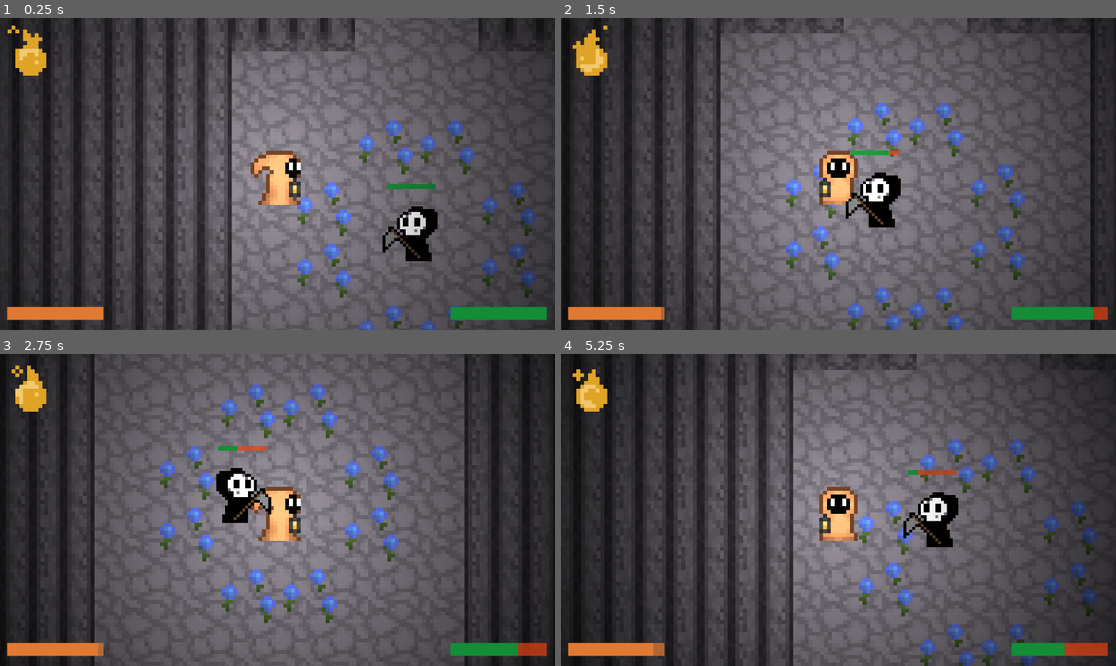
Above: before the commit, frames 1-4 (two rows, left to right).
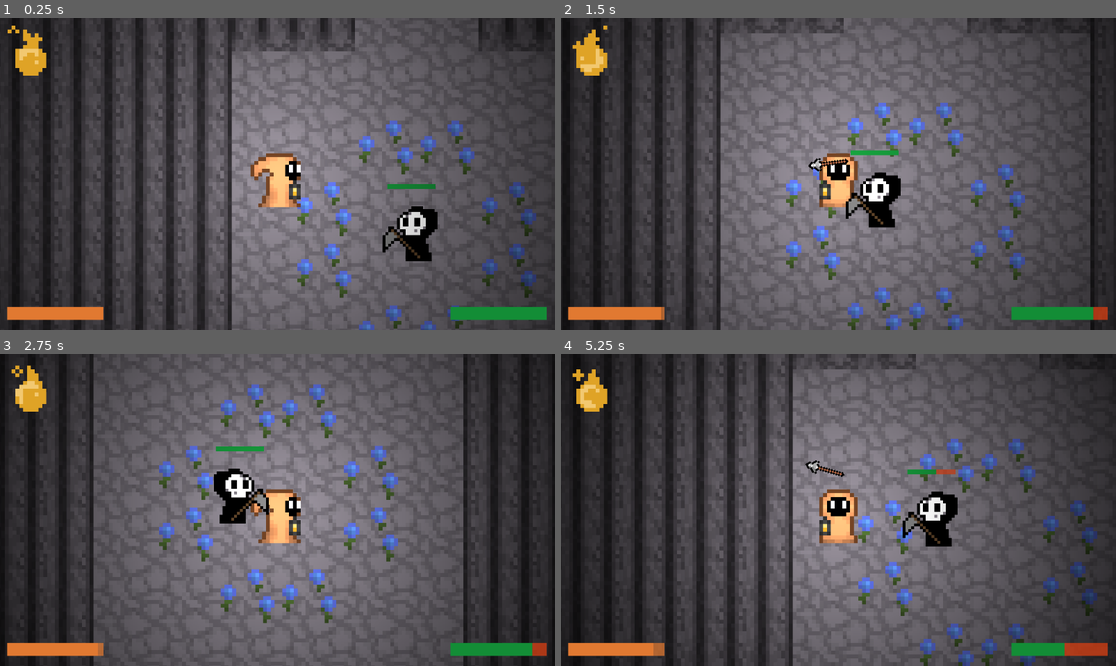
Above: after the commit, the same moments.

Repository: esemv07/Daydream-Game
Game: Godot game, scene res://scenes/Main.tscn
The game is run twice, just before and just after one commit, with the same random seed, the same clock (stepped at 60 frames per second) and the same inputs.
Inputs (mouse positions are in pixels of both pictures, inside the frame that each line leads up to):
- Up to frame 1 (0.25 s): no input
- Up to frame 2 (1.5 s): move the mouse to (960, 158) at 0.52 s; hold D (right) 0.53-1.28 s; tap E (melee_attack) at 0.6 s; move the mouse to (727, 189) at 1.27 s; hold S (down) from 1.28 s (still down); click (727, 189) at 1.35 s
- Up to frame 3 (2.75 s): move the mouse to (333, 441) at 2.02 s; release S (down) at 2.03 s; hold D (right) from 2.03 s (still down); tap E (melee_attack) at 2.1 s
- Up to frame 4 (5.25 s): move the mouse to (810, 572) at 2.77 s; release D (right) at 2.78 s; hold W (up) 2.78-3.53 s; click (810, 572) at 2.85 s; move the mouse to (1005, 556) at 3.52 s; hold A (left) 3.53-5.03 s; tap E (melee_attack) at 3.6, 5.1 s; move the mouse to (672, 463) at 4.27 s; click (672, 463) at 4.35 s; move the mouse to (866, 510) at 5.02 s; hold S (down) from 5.03 s (still down)

The runs differ from the first frame. In frame 1, 0.4% of the frame differs, in the area x 45-55%, y 42-61%; in frame 2, 0.5%; in frame 3, 2.9%, in the area x 10-96%, y 0-100%; in frame 4, 2.1%.

Commit message:
Fix projectile collision and damage

Diff:
--- a/scenes/Enemy.tscn
+++ b/scenes/Enemy.tscn
@@ -4,13 +4,13 @@
 [ext_resource type="Texture2D" uid="uid://cp7loutitn0s3" path="res://pixilart-drawing (3).png" id="2_cb7i3"]
 
 [sub_resource type="CircleShape2D" id="CircleShape2D_u6t6s"]
-radius = 22.0
+radius = 13.0
 
 [sub_resource type="CircleShape2D" id="CircleShape2D_0cch0"]
 radius = 391.128
 
 [sub_resource type="CircleShape2D" id="CircleShape2D_2oq3j"]
-radius = 151.03
+radius = 78.0064
 
 [sub_resource type="StyleBoxFlat" id="StyleBoxFlat_k4257"]
 bg_color = Color(0.882353, 0.25098, 0.0705882, 0.721569)
@@ -25,14 +25,17 @@
 script = ExtResource("1_lbvcw")
 
 [node name="CollisionShape2D" type="CollisionShape2D" parent="."]
+z_index = 1
 y_sort_enabled = true
-position = Vector2(-12, 40)
+position = Vector2(-12, 49)
 shape = SubResource("CircleShape2D_u6t6s")
 
 [node name="Sprite2D" type="Sprite2D" parent="."]
 z_index = 1
+position = Vector2(0, 30)
 scale = Vector2(6, 6)
 texture = ExtResource("2_cb7i3")
+offset = Vector2(0, -5)
 
 [node name="DetectionArea" type="Area2D" parent="."]
 collision_layer = 2
@@ -43,7 +46,7 @@
 
 [node name="EnemyHitbox" type="Area2D" parent="."]
 collision_layer = 4
-collision_mask = 2
+collision_mask = 15
 
 [node name="CollisionShape2D" type="CollisionShape2D" parent="EnemyHitbox"]
 shape = SubResource("CircleShape2D_2oq3j")
@@ -63,6 +66,8 @@
 
 [connection signal="body_entered" from="DetectionArea" to="." method="_on_detection_area_body_entered"]
 [connection signal="body_exited" from="DetectionArea" to="." method="_on_detection_area_body_exited"]
+[connection signal="area_entered" from="EnemyHitbox" to="." method="_on_enemy_hitbox_area_entered"]
+[connection signal="area_exited" from="EnemyHitbox" to="." method="_on_enemy_hitbox_area_exited"]
 [connection signal="body_entered" from="EnemyHitbox" to="." method="_on_enemy_hitbox_body_entered"]
 [connection signal="body_exited" from="EnemyHitbox" to="." method="_on_enemy_hitbox_body_exited"]
 [connection signal="timeout" from="TakeDamageTimer" to="." method="_on_take_damage_timer_timeout"]
--- a/scenes/Player.tscn
+++ b/scenes/Player.tscn
@@ -9,7 +9,7 @@
 [ext_resource type="Texture2D" uid="uid://dkxlkukvmhfi5" path="res://textures/player/W.png" id="5_bruh7"]
 
 [sub_resource type="CircleShape2D" id="CircleShape2D_yu4jt"]
-radius = 33.5484
+radius = 21.9734
 
 [sub_resource type="SpriteFrames" id="SpriteFrames_6eyey"]
 animations = [{
@@ -50,6 +50,7 @@
 radius = 156.387
 
 [node name="Player" type="CharacterBody2D"]
+y_sort_enabled = true
 collision_layer = 2
 collision_mask = 3
 script = ExtResource("1_vcb02")
@@ -58,14 +59,16 @@
 
 [node name="CollisionShape2D" type="CollisionShape2D" parent="."]
 y_sort_enabled = true
-position = Vector2(8, 40)
+position = Vector2(5.96046e-08, 52)
 scale = Vector2(0.775, 0.775)
 shape = SubResource("CircleShape2D_yu4jt")
 
 [node name="Sprite2D" type="AnimatedSprite2D" parent="."]
+position = Vector2(0, 45)
 scale = Vector2(8, 8)
 sprite_frames = SubResource("SpriteFrames_6eyey")
 animation = &"E"
+offset = Vector2(0, -5)
 
 [node name="PointLight2D" type="PointLight2D" parent="."]
 texture = ExtResource("3_o5qv4")
--- a/scripts/enemy.gd
+++ b/scripts/enemy.gd
@@ -43,15 +43,14 @@
 func _on_enemy_hitbox_body_entered(body: Node2D) -> void:
 	if body.has_method("player"):
 		player_in_attack_zone = true
-	if body.has_method("projectile"):
-		proj_in_hitbox = true
+
 
 
 func _on_enemy_hitbox_body_exited(body: Node2D) -> void:
 	if body.has_method("player"):
 		player_in_attack_zone = false
-	if body.has_method("projectile"):
-		proj_in_hitbox = false
+
+
 
 
 func deal_with_damage():
@@ -63,6 +62,7 @@
 			if health <= 0:
 				self.queue_free()
 	elif proj_in_hitbox:
+		print("detected")
 		if can_take_damage:
 			health -= 20
 			$TakeDamageTimer.start()
@@ -74,3 +74,13 @@
 
 func _on_take_damage_timer_timeout() -> void:
 	can_take_damage = true
+
+
+func _on_enemy_hitbox_area_entered(area: Area2D) -> void:
+	if area.has_method("projectile"):
+		proj_in_hitbox = true
+
+
+func _on_enemy_hitbox_area_exited(area: Area2D) -> void:
+	if area.has_method("projectile"):
+		proj_in_hitbox = false
--- a/scripts/player.gd
+++ b/scripts/player.gd
@@ -112,7 +112,3 @@
 
 		var arrow_rotation = self.global_position.direction_to(get_global_mouse_position()).angle()
 		arrow.rotation = arrow_rotation
-
-
-func projectile():
-	pass
--- a/scripts/spear.gd
+++ b/scripts/spear.gd
@@ -23,3 +23,7 @@
 
 func _on_visible_on_screen_notifier_2d_screen_exited() -> void:
 	destroy()
+
+func projectile():
+	# PLACEHOLDER FOR DETECTION
+	pass
